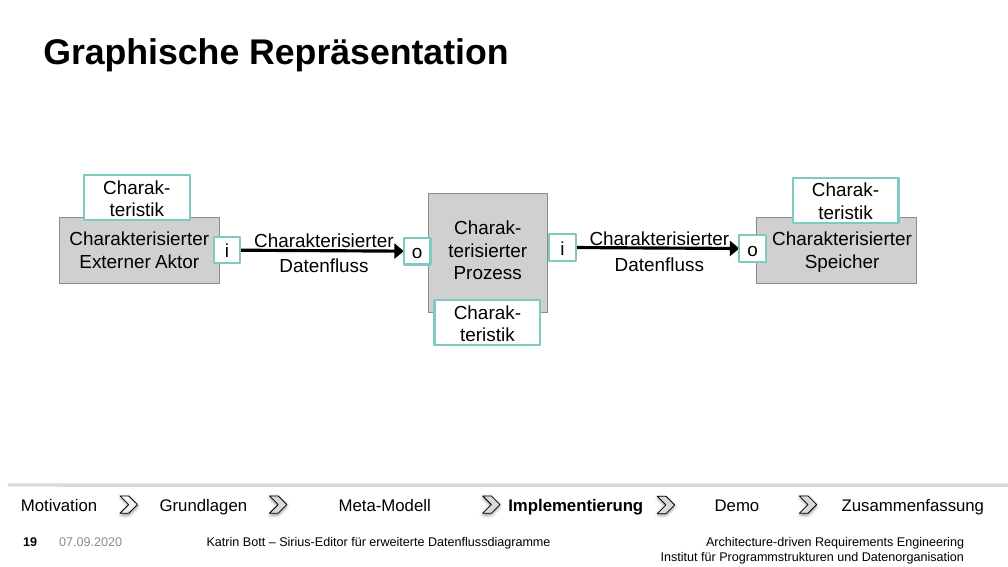
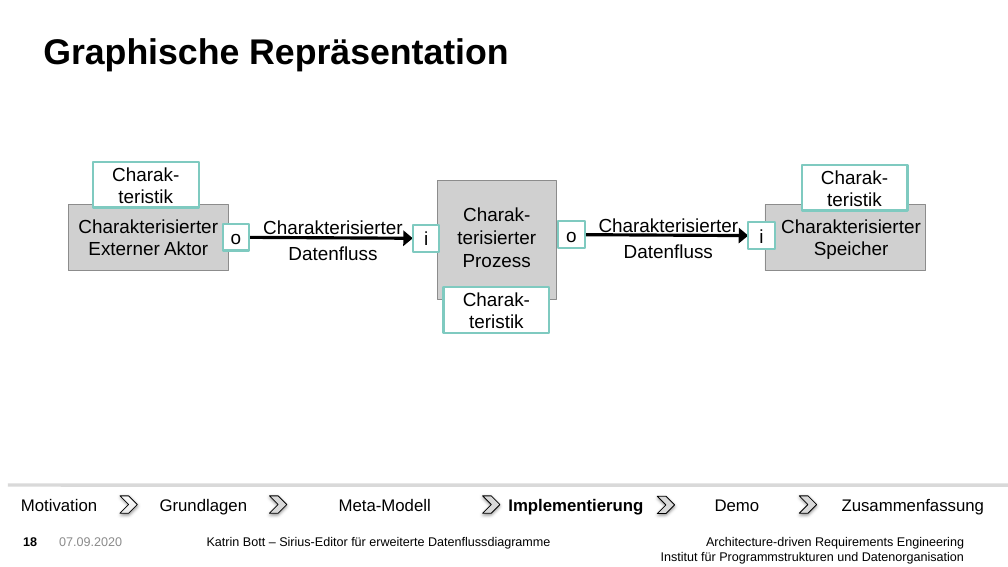
Before and after one commit to FluidTrust/Palladio-Supporting-DataFlowDiagramConfidentiality, a slide deck: slide 18 of bundles/org.palladiosimulator.dataflow.diagram.characterized.editor.sirius/presentation/presentation_bott.pptx (slide 19 before the commit). Drawn at 1008x567 pixels with LibreOffice and Linux fonts; fonts in the diff are those of the drawing; grey boxes stand for pictures; background and template pictures are left out. Boxes give left, top, right and bottom in pixels: in the first picture for what was removed or moved away, otherwise in the second. Text is boxed around its words. In the diff, an @@ line names an element or a change of style, - is before the commit and + after.

```diff
--- a/bundles/org.palladiosimulator.dataflow.diagram.characterized.editor.sirius/presentation/presentation_bott.pptx
+++ b/bundles/org.palladiosimulator.dataflow.diagram.characterized.editor.sirius/presentation/presentation_bott.pptx
@@ rectangle "Charak-teristik": place and size @@
-rectangle "Charak-teristik" at box(84, 175, 190, 221)
+rectangle "Charak-teristik" at box(93, 163, 199, 208)
@@ rectangle "Charak-teristik": place and size @@
-rectangle "Charak-teristik" at box(792, 178, 898, 224)
+rectangle "Charak-teristik" at box(802, 166, 907, 211)
@@ rectangle "o": place and size @@
-rectangle "o" at box(740, 235, 766, 262)
+rectangle "o" at box(223, 224, 250, 250)
@@ rectangle "i": place and size @@
-rectangle "i" at box(549, 234, 575, 261)
+rectangle "i" at box(413, 225, 439, 252)
@@ rectangle "o": place and size @@
-rectangle "o" at box(404, 238, 430, 265)
+rectangle "o" at box(558, 222, 585, 248)
@@ 5 texts, 3 pictures, 2 freeform shapes, 1 rectangle: place and size @@
-5 texts, 3 pictures, 2 freeform shapes, 1 rectangle at box(59, 194, 917, 346)
+5 texts, 3 pictures, 2 freeform shapes, 1 rectangle at box(68, 181, 926, 333)
@@ rectangle "i": place and size @@
-rectangle "i" at box(214, 237, 240, 263)
+rectangle "i" at box(749, 222, 775, 249)
```
Also in this commit, not shown: 15 other slides changed, 1 slide removed, 2 other files.
